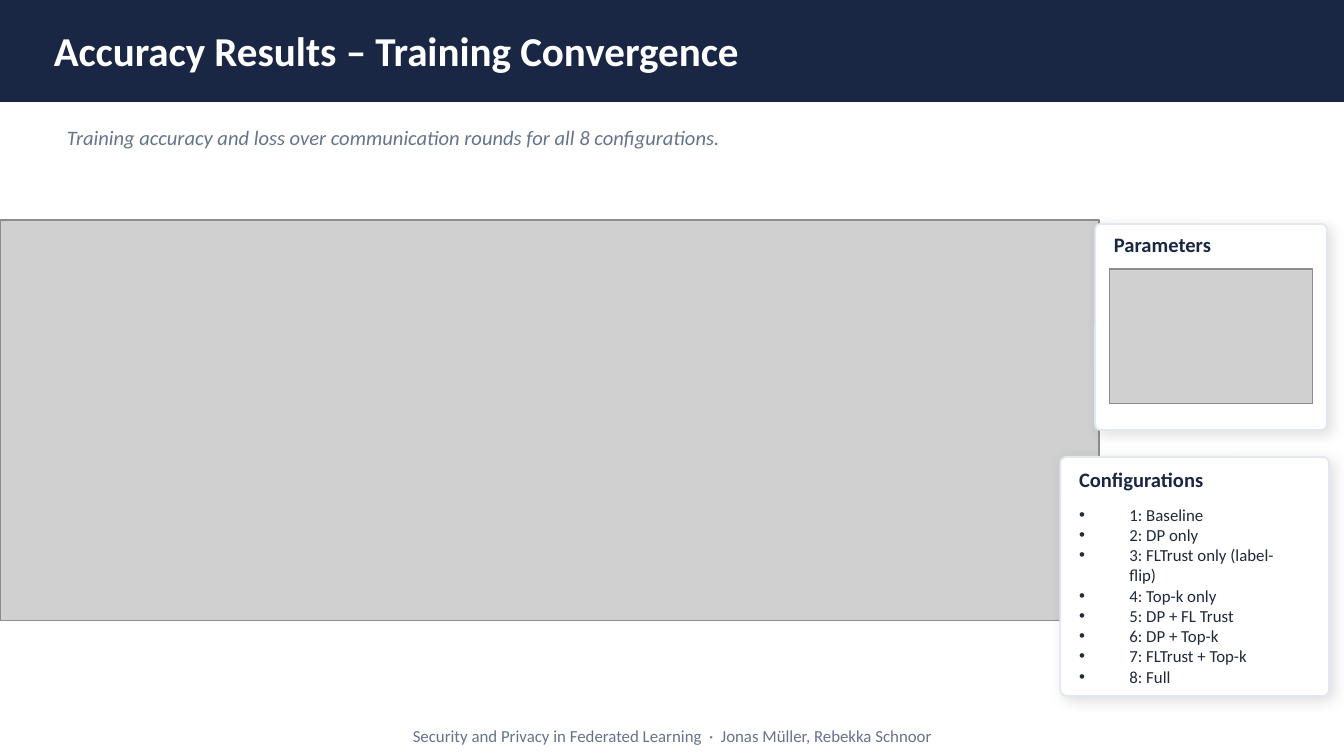
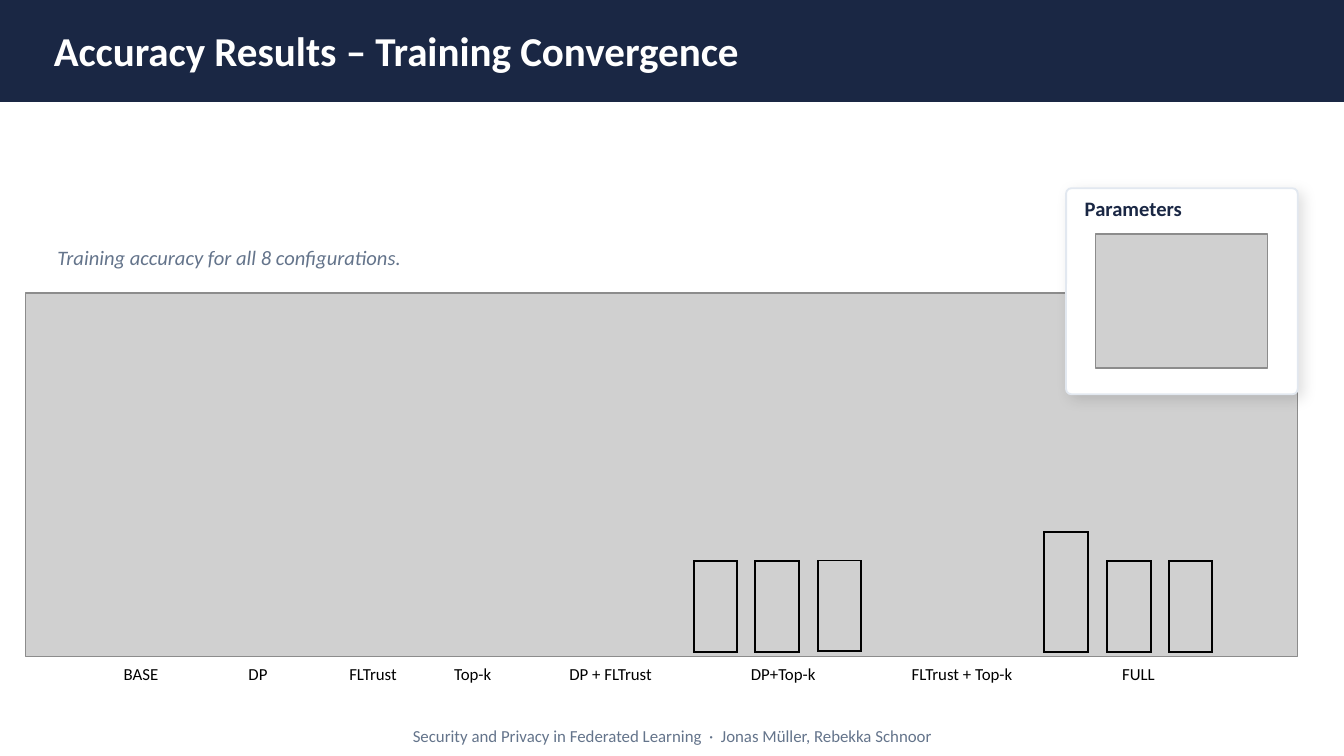
Before and after one commit to r-jschnoor/DPaDS, a slide deck: slide 3 of latex/intermediate-presentation-25-06-2026/intermediate-presentation-25-06-2026.pptx. Drawn at 1344x756 pixels with LibreOffice and Linux fonts; fonts in the diff are those of the drawing; grey boxes stand for pictures. Boxes give left, top, right and bottom in pixels: in the first picture for what was removed or moved away, otherwise in the second. Text is boxed around its words. In the diff, an @@ line names an element or a change of style, - is before the commit and + after.

```diff
--- a/latex/intermediate-presentation-25-06-2026/intermediate-presentation-25-06-2026.pptx
+++ b/latex/intermediate-presentation-25-06-2026/intermediate-presentation-25-06-2026.pptx
@@ rounded rectangle: place and size @@
-rounded rectangle at [1095, 224, 1327, 430]
+rounded rectangle at [1066, 188, 1297, 394]
@@ text "Parameters": place and size @@
-text "Parameters" at [1114, 238, 1211, 252]
+text "Parameters" at [1085, 202, 1182, 216]
@@ picture: place and size @@
-picture at [1110, 269, 1313, 403]
+picture at [1095, 234, 1267, 368]
@@ text at [57, 251, 401, 269]: text changed @@
-Training accuracy and loss over communication rounds for all 8 configurations.
+Training accuracy for all 8 configurations.
@@ picture: place and size @@
-picture at [0, 220, 1099, 621]
+picture at [26, 293, 1297, 656]
@@ rounded rectangle removed at [1060, 457, 1329, 696] @@
@@ text removed at [1079, 472, 1203, 491] @@
-Configurations
@@ text removed at [1129, 509, 1273, 683] @@
-• 1: Baseline
-• 2: DP only
-• 3: FLTrust only (label-flip)
-• 4: Top-k only
-• 5: DP + FL Trust
-• 6: DP + Top-k
-• 7: FLTrust + Top-k
-• 8: Full
@@ rectangle added at [1044, 532, 1087, 653], outline #000000 1 pt @@
@@ rectangle added at [694, 562, 737, 653], outline #000000 1 pt @@
@@ rectangle added at [755, 562, 798, 653], outline #000000 1 pt @@
@@ rectangle added at [817, 560, 860, 652], outline #000000 1 pt @@
@@ rectangle added at [1107, 562, 1150, 653], outline #000000 1 pt @@
@@ rectangle added at [1169, 562, 1212, 653], outline #000000 1 pt @@
@@ text added at [124, 669, 159, 680], 9 pt, text #000000 @@
+BASE
@@ text added at [248, 669, 267, 680], 9 pt, text #000000 @@
+DP
@@ text added at [349, 669, 396, 680], 9 pt, text #000000 @@
+FLTrust
@@ text added at [454, 668, 491, 683], 9 pt, text #000000 @@
+Top-k
@@ text added at [569, 669, 651, 680], 9 pt, text #000000 @@
+DP + FLTrust
@@ text added at [751, 668, 816, 683], 9 pt, text #000000 @@
+DP+Top-k
@@ text added at [912, 668, 1012, 683], 9 pt, text #000000 @@
+FLTrust + Top-k
@@ text added at [1122, 669, 1155, 680], 9 pt, text #000000 @@
+FULL
```
Also in this commit, not shown: 14 other slides changed, 2 slides added, 1 slide removed, 39 other files.
